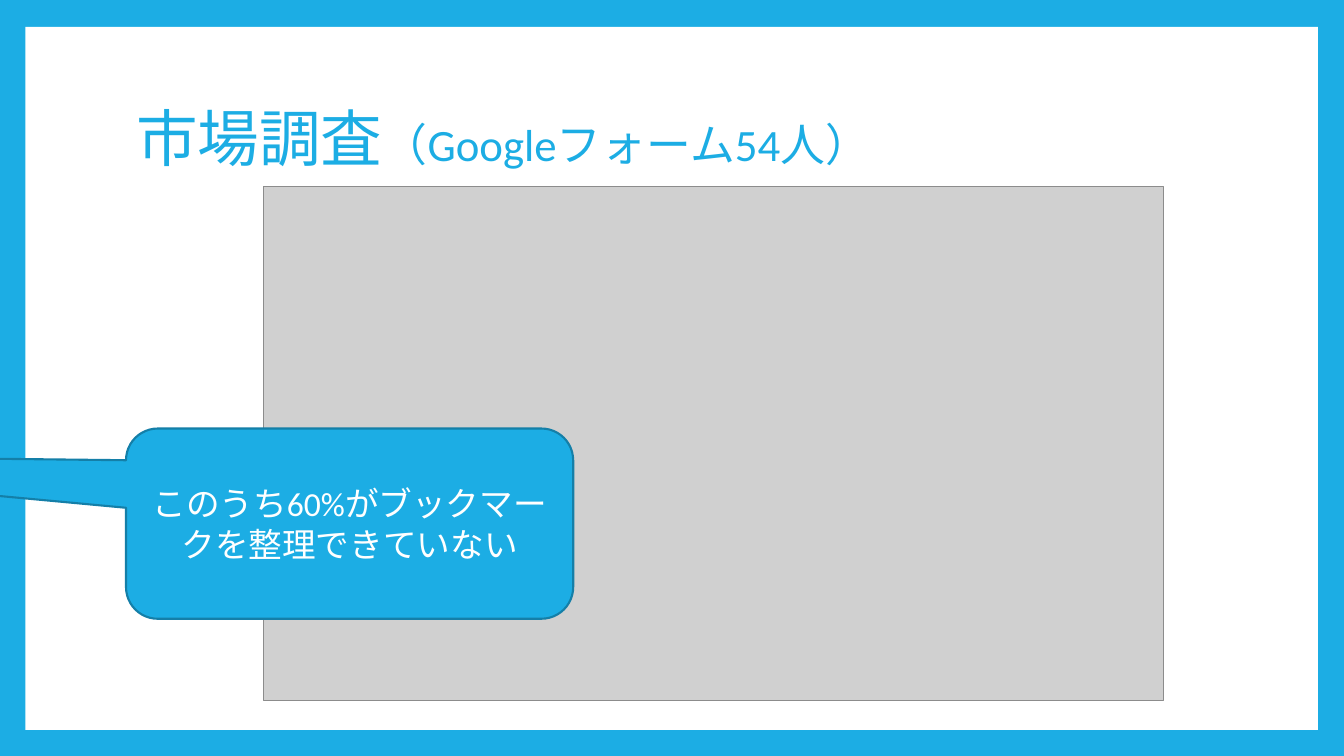
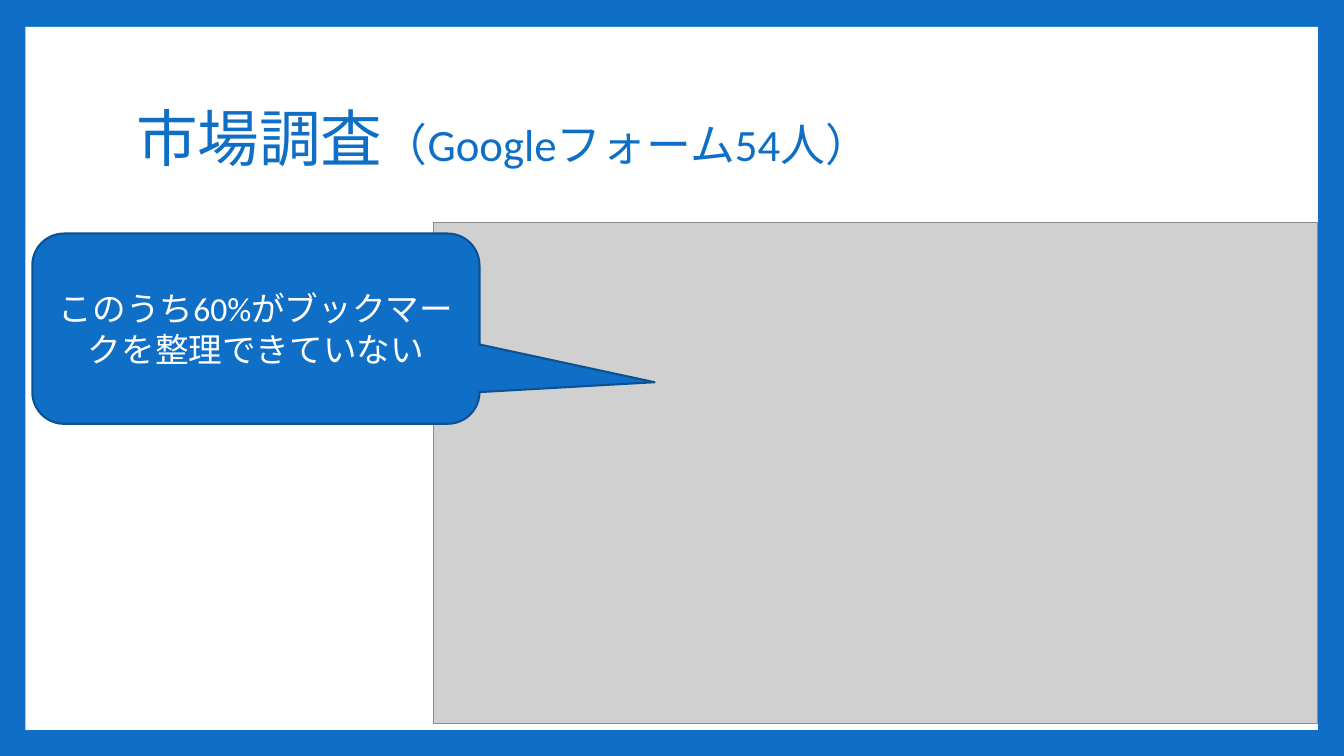
Before and after one commit to Sorarinu/ProjectP2016_F, a slide deck: slide 9 of production-idea/第2回中間発表改定２.pptx. Drawn at 1344x756 pixels with LibreOffice and Linux fonts; fonts in the diff are those of the drawing; grey boxes stand for pictures. Boxes give left, top, right and bottom in pixels: in the first picture for what was removed or moved away, otherwise in the second. Text is boxed around its words. In the diff, an @@ line names an element or a change of style, - is before the commit and + after.

```diff
--- a/production-idea/第2回中間発表改定２.pptx
+++ b/production-idea/第2回中間発表改定２.pptx
@@ background #1CADE4 to #0F6FC6 @@
@@ title "市場調査（Googleフォーム54人）" at [136, 109, 870, 169]: text colour #1CADE4 to #0F6FC6 @@
@@ rounded speech box "このうち60%がブックマークを整理できていない": place and size @@
-rounded speech box "このうち60%がブックマークを整理できていない" at [126, 429, 574, 619]
+rounded speech box "このうち60%がブックマークを整理できていない" at [32, 234, 480, 424]
@@ rounded speech box "このうち60%がブックマークを整理できていない" at [32, 234, 480, 424]: fill #1CADE4 to #0F6FC6; outline #1580A9 1.5 pt to #0B5292 1.5 pt; proportions changed @@
@@ picture: place and size @@
-picture at [264, 187, 1164, 701]
+picture at [434, 222, 1318, 723]
```
Also in this commit, not shown: 14 other slides changed, 2 other files.
